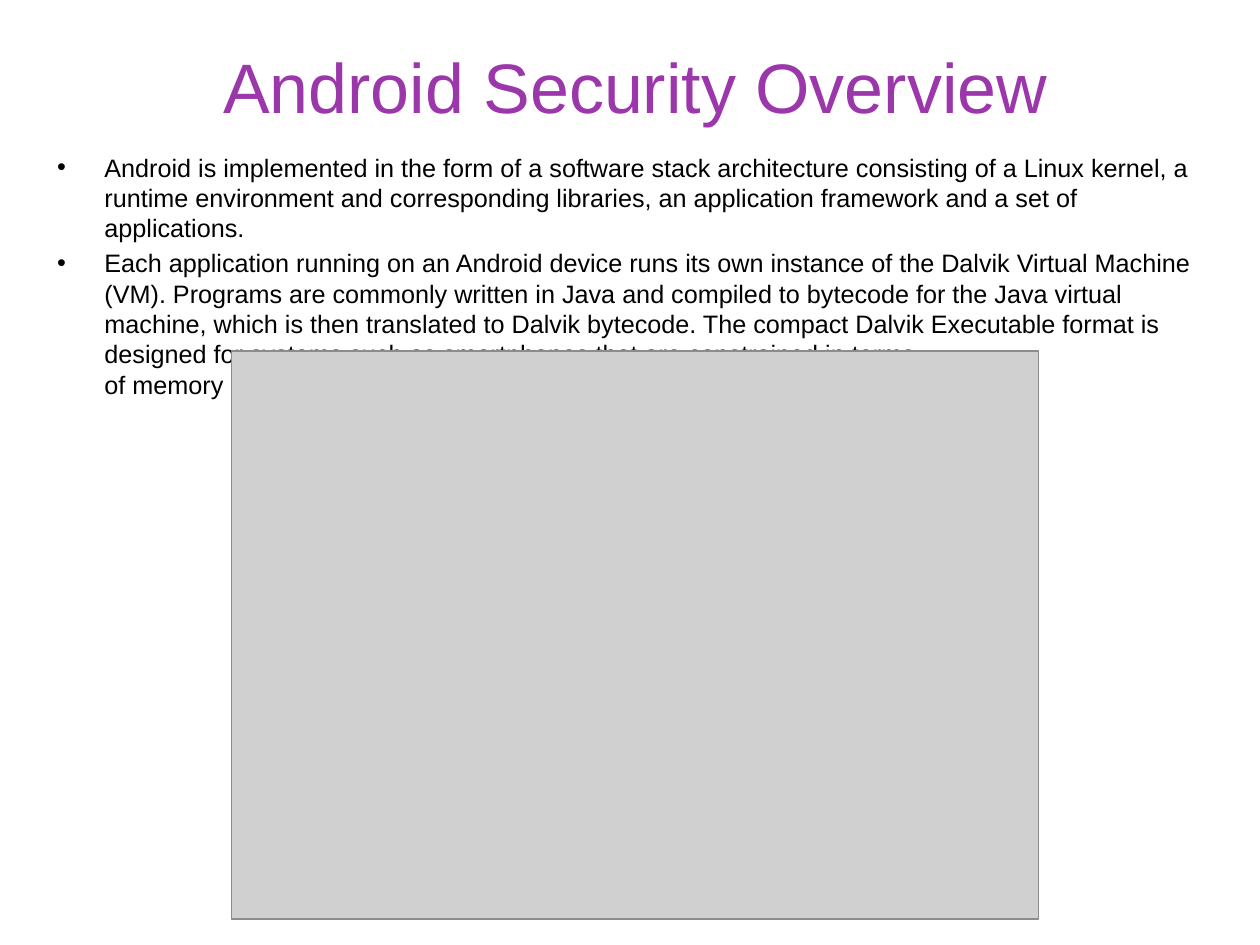
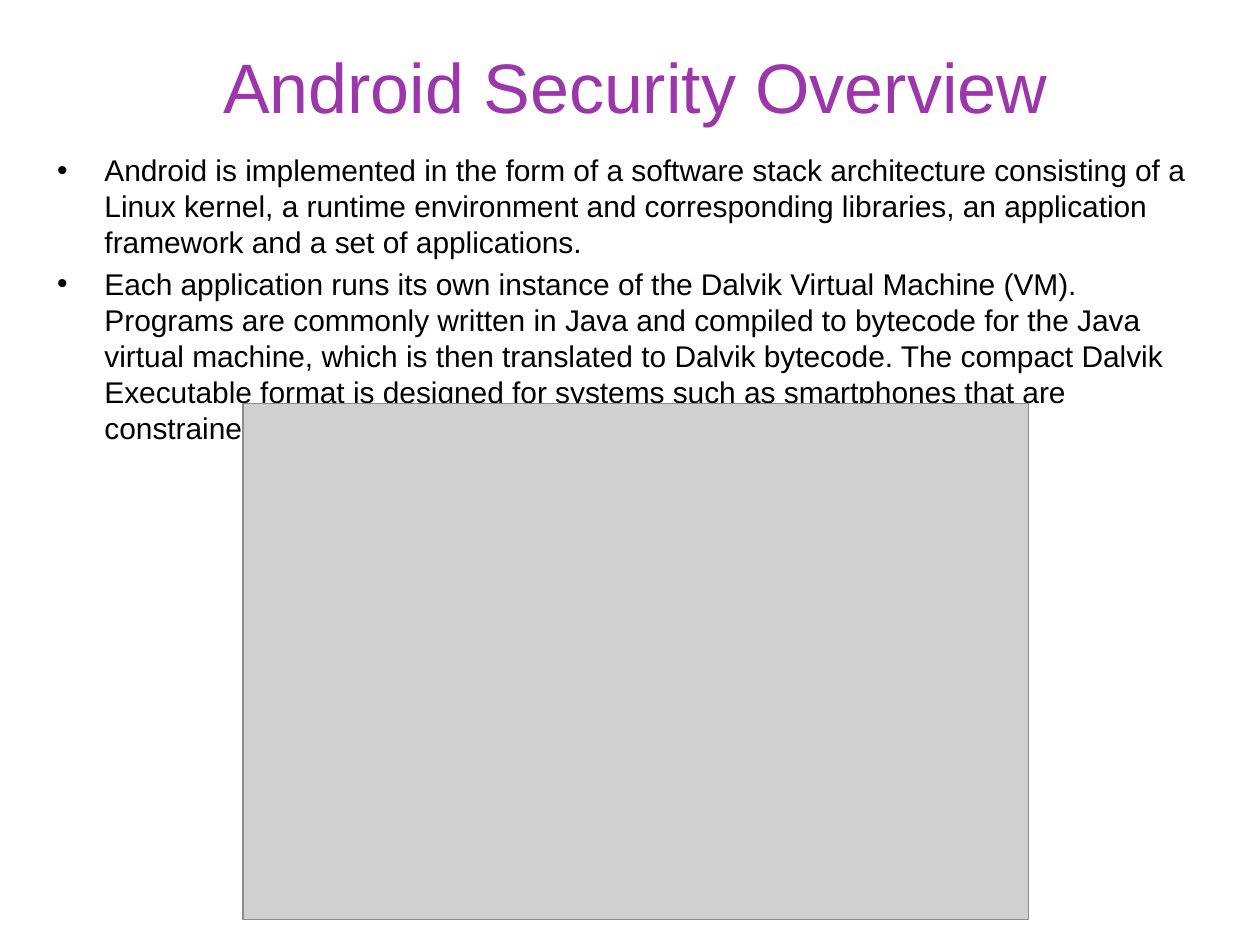
Before and after one commit to gulaoshi/gu.github.io, a slide deck: slide 20 of InfoSec/PPTs/L15-CH24-Wireless Mobile Security.pptx (slide 21 before the commit). Drawn at 1260x945 pixels with LibreOffice and Linux fonts; fonts in the diff are those of the drawing; grey boxes stand for pictures. Boxes give left, top, right and bottom in pixels: in the first picture for what was removed or moved away, otherwise in the second. Text is boxed around its words. In the diff, an @@ line names an element or a change of style, - is before the commit and + after.

```diff
--- a/InfoSec/PPTs/L15-CH24-Wireless Mobile Security.pptx
+++ b/InfoSec/PPTs/L15-CH24-Wireless Mobile Security.pptx
@@ text at (x1=104, y1=159, x2=1185, y2=259): size 14.4 to 17.1 pt in "Android is implemented in the form of ..." @@
@@ text at (x1=104, y1=273, x2=1163, y2=408): text changed; size 14.4 to 17.1 pt @@
-• Each application running on an Android device runs its own instance of the Dalvik Virtual Machine (VM). Programs are commonly written in Java and compiled to bytecode for the Java virtual machine, which is then translated to Dalvik bytecode. The compact Dalvik Executable format is designed for systems such as smartphones that are constrained in terms of memory and processor speed.
+• Each application runs its own instance of the Dalvik Virtual Machine (VM). Programs are commonly written in Java and compiled to bytecode for the Java virtual machine, which is then translated to Dalvik bytecode. The compact Dalvik Executable format is designed for systems such as smartphones that are constrained in terms of memory and processor speed.
@@ picture resized from (x1=232, y1=352, x2=1040, y2=920) to (x1=243, y1=404, x2=1028, y2=920) @@
```
Also in this commit, not shown: 11 other slides changed, 1 slide removed, 3 other files.
